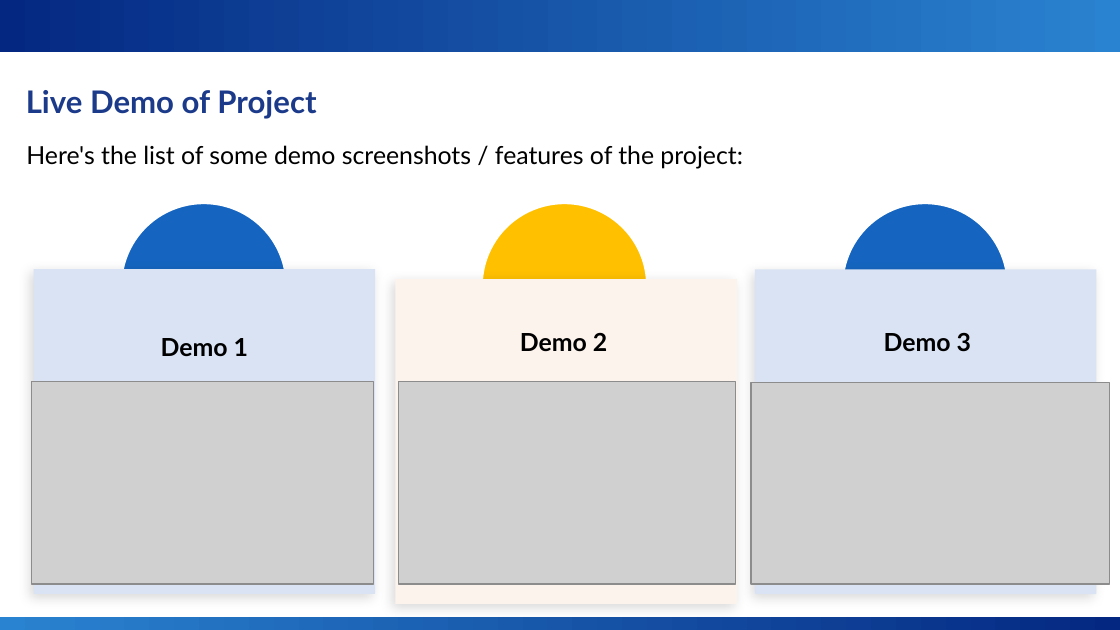
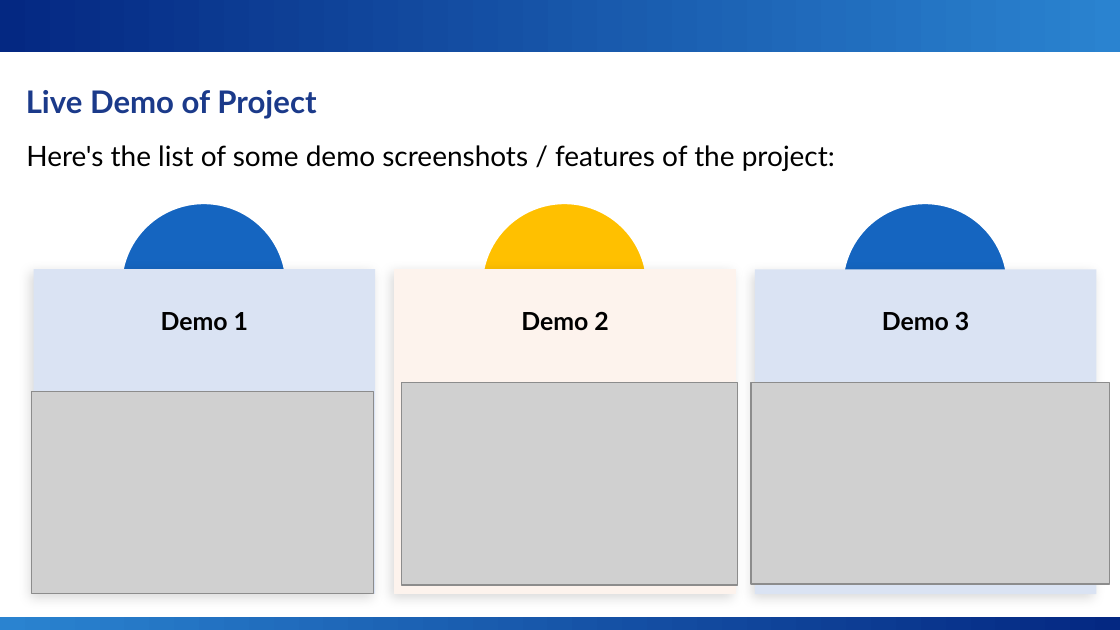
Before and after one commit to snehakhandelwal666-cmyk/sneha_project, a slide deck: slide 9 of PAY LENS - VISUALISING SALARY TRUTH WITH BI & AI.pptx. Drawn at 1120x630 pixels with LibreOffice and Linux fonts; fonts in the diff are those of the drawing; grey boxes stand for pictures; background and template pictures are left out. Boxes give left, top, right and bottom in pixels: in the first picture for what was removed or moved away, otherwise in the second. Text is boxed around its words. In the diff, an @@ line names an element or a change of style, - is before the commit and + after.

```diff
--- a/PAY LENS - VISUALISING SALARY TRUTH WITH BI & AI.pptx
+++ b/PAY LENS - VISUALISING SALARY TRUTH WITH BI & AI.pptx
@@ text "Here's the list of some ..." at (26, 145, 835, 171): size 16 to 18 pt @@
@@ rectangle: place and size @@
-rectangle at (395, 279, 737, 604)
+rectangle at (394, 269, 736, 594)
@@ text "Demo 1": place and size @@
-text "Demo 1" at (161, 338, 248, 357)
+text "Demo 1" at (161, 312, 248, 331)
@@ text "Demo 2": place and size @@
-text "Demo 2" at (520, 333, 607, 352)
+text "Demo 2" at (521, 311, 608, 331)
@@ text "Demo 3": place and size @@
-text "Demo 3" at (884, 333, 971, 352)
+text "Demo 3" at (882, 312, 969, 331)
@@ text removed at (411, 346, 719, 562) @@
-.
@@ text removed at (50, 375, 358, 615) @@
-.
@@ picture: place and size @@
-picture at (31, 382, 374, 585)
+picture at (31, 392, 374, 595)
```
Also in this commit, not shown: 9 other slides changed, 3 slides added, 4 slides removed.
